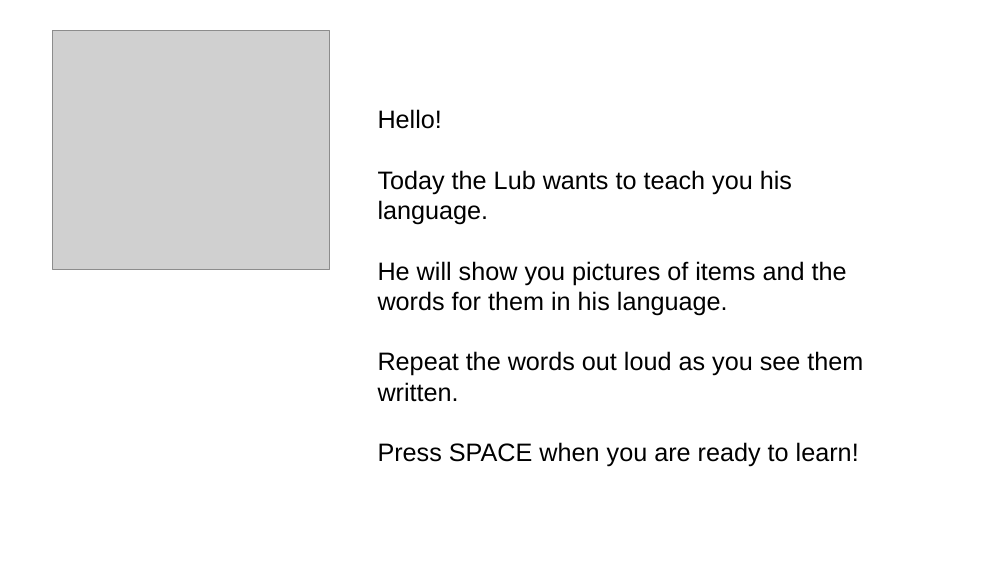
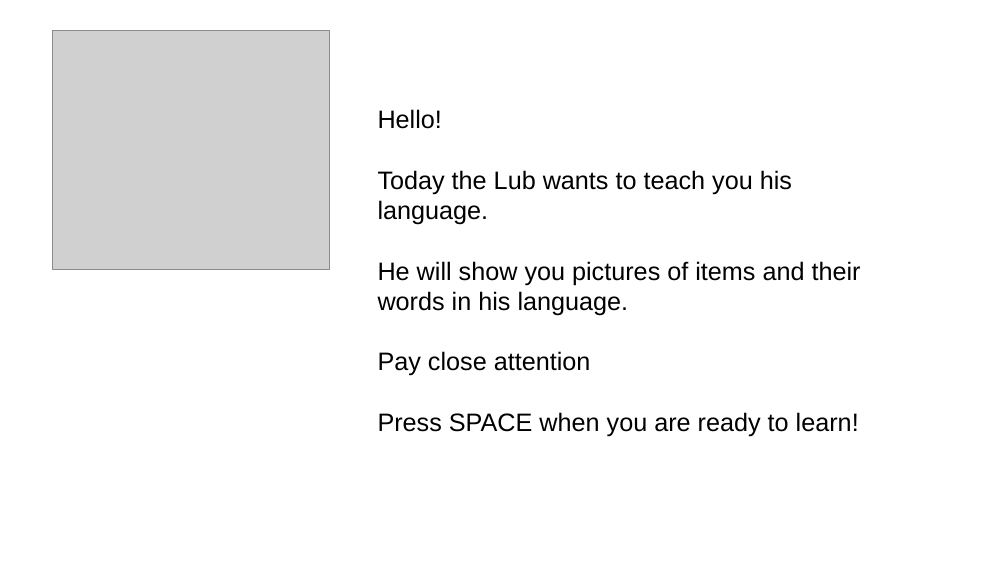
Before and after one commit to JulianKLy/ortexp, a slide deck: slide 1 of Images/Instruction_Screen.pptx. Drawn at 1008x567 pixels with LibreOffice and Linux fonts; fonts in the diff are those of the drawing; grey boxes stand for pictures. Boxes give left, top, right and bottom in pixels: in the first picture for what was removed or moved away, otherwise in the second. Text is boxed around its words. In the diff, an @@ line names an element or a change of style, - is before the commit and + after.

```diff
--- a/Images/Instruction_Screen.pptx
+++ b/Images/Instruction_Screen.pptx
@@ text at (x1=378, y1=261, x2=861, y2=376): text changed @@
-He will show you pictures of items and the words for them in his language.
-Repeat the words out loud as you see them written.
+He will show you pictures of items and their words in his language.
+Pay close attention
```
Also in this commit, not shown: 31 other files.
